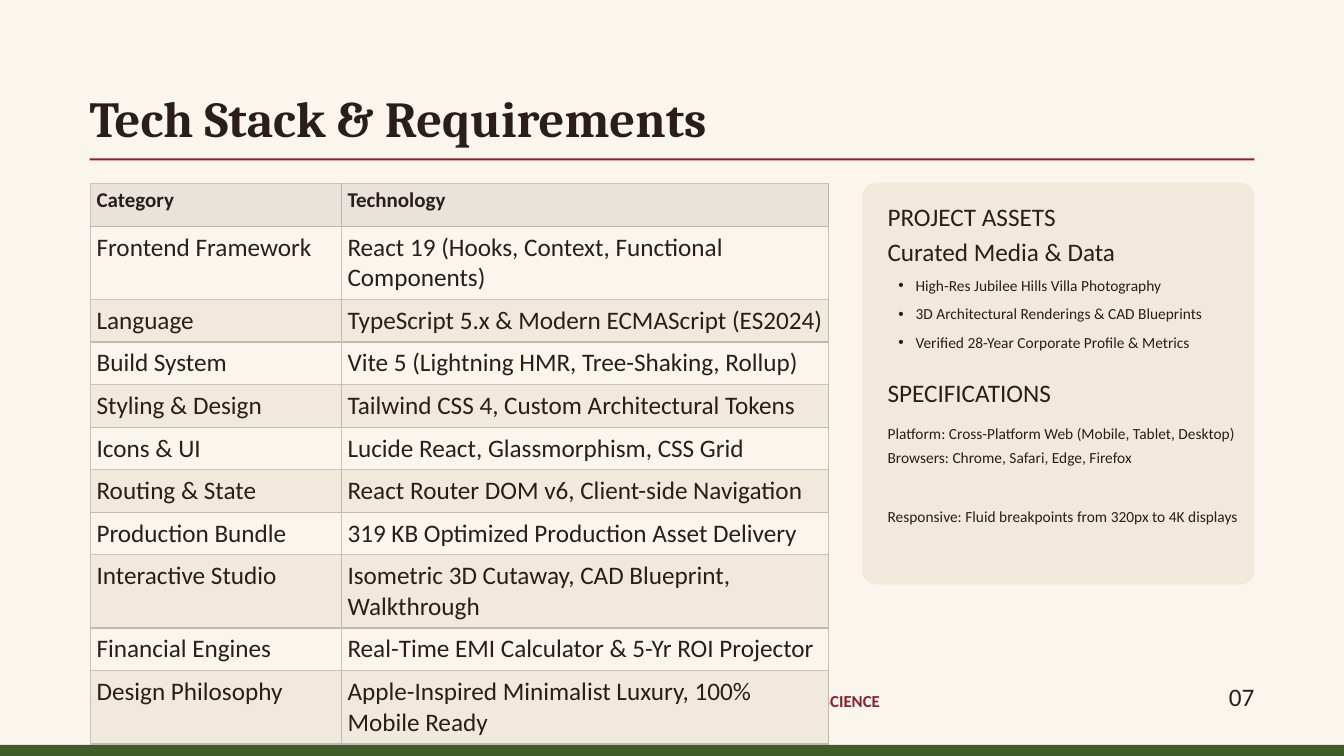
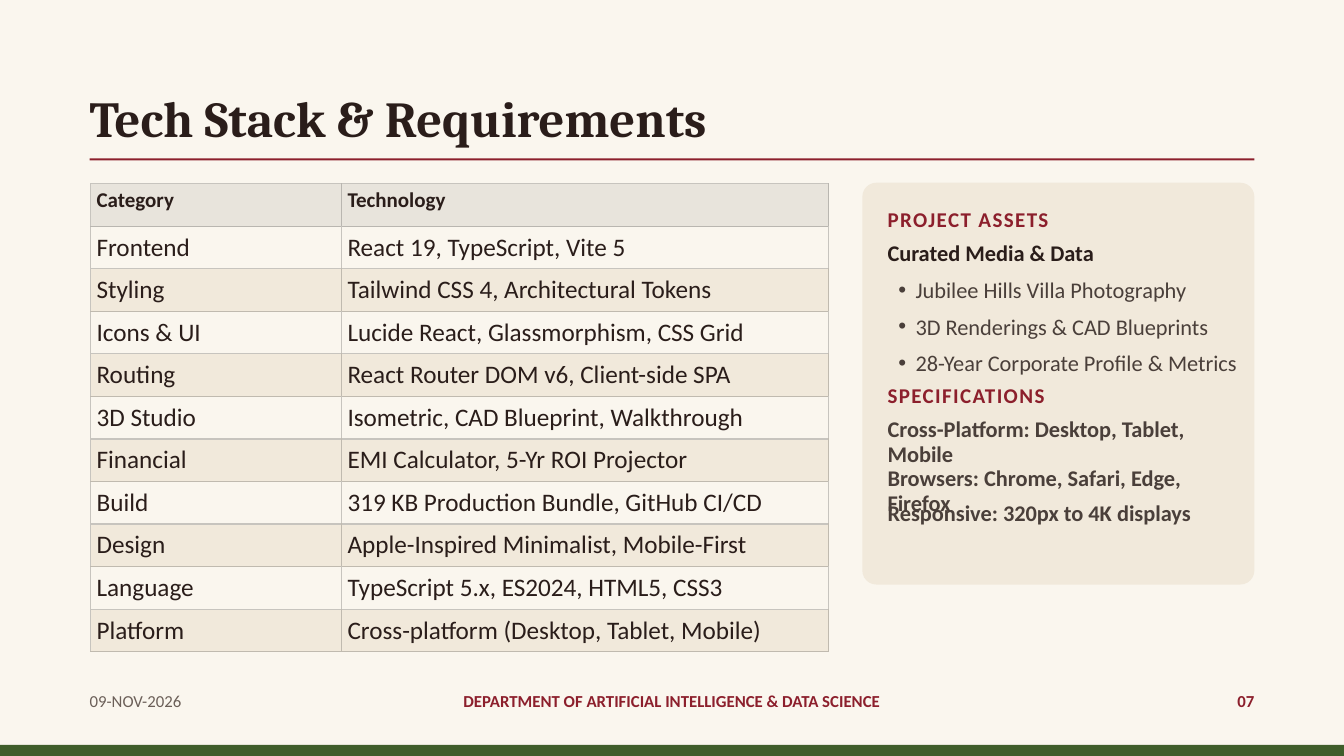
Before and after one commit to vroom0456/tirumala_meadows, a slide deck: slide 7 of Tirumala_Meadows_Internship_Presentation.pptx. Drawn at 1344x756 pixels with LibreOffice and Linux fonts; fonts in the diff are those of the drawing. Boxes give left, top, right and bottom in pixels: in the first picture for what was removed or moved away, otherwise in the second. Text is boxed around its words. In the diff, an @@ line names an element or a change of style, - is before the commit and + after.

Commit message:
fix: Rebuild slides 5-8 with run-level formatting, concise text, and balanced layout

```diff
--- a/Tirumala_Meadows_Internship_Presentation.pptx
+++ b/Tirumala_Meadows_Internship_Presentation.pptx
@@ table at (x1=91, y1=184, x2=829, y2=650) @@
-row 2: Frontend Framework | React 19 (Hooks, Context, Functional Components)
-row 3: Language | TypeScript 5.x & Modern ECMAScript (ES2024)
-row 4: Build System | Vite 5 (Lightning HMR, Tree-Shaking, Rollup)
-row 5: Styling & Design | Tailwind CSS 4, Custom Architectural Tokens
+row 2: Frontend | React 19, TypeScript, Vite 5
+row 3: Styling | Tailwind CSS 4, Architectural Tokens
-row 7: Routing & State | React Router DOM v6, Client-side Navigation
-row 8: Production Bundle | 319 KB Optimized Production Asset Delivery
-row 9: Interactive Studio | Isometric 3D Cutaway, CAD Blueprint, Walkthrough
-row 10: Financial Engines | Real-Time EMI Calculator & 5-Yr ROI Projector
-row 11: Design Philosophy | Apple-Inspired Minimalist Luxury, 100% Mobile Ready
+row 5: Routing | React Router DOM v6, Client-side SPA
+row 6: 3D Studio | Isometric, CAD Blueprint, Walkthrough
+row 7: Financial | EMI Calculator, 5-Yr ROI Projector
+row 8: Build | 319 KB Production Bundle, GitHub CI/CD
+row 9: Design | Apple-Inspired Minimalist, Mobile-First
+row 10: Language | TypeScript 5.x, ES2024, HTML5, CSS3
+row 11: Platform | Cross-platform (Desktop, Tablet, Mobile)
@@ text "PROJECT ASSETS" at (x1=888, y1=213, x2=1048, y2=227): size 18 to 15 pt, text colour #2A1D1A to #8C1F2C, letter spacing 0 to 1 pt, bold on @@
@@ text "Curated Media & Data" at (x1=888, y1=245, x2=1093, y2=261): size 18 to 16 pt, bold on @@
@@ text at (x1=916, y1=282, x2=1237, y2=375): text changed; size 11 to 16 pt; text colour #2A1D1A to #4A3F3A @@
-• High-Res Jubilee Hills Villa Photography
-• 3D Architectural Renderings & CAD Blueprints
-• Verified 28-Year Corporate Profile & Metrics
+• Jubilee Hills Villa Photography
+• 3D Renderings & CAD Blueprints
+• 28-Year Corporate Profile & Metrics
@@ text "SPECIFICATIONS" at (x1=888, y1=389, x2=1045, y2=403): size 18 to 15 pt, text colour #2A1D1A to #8C1F2C, letter spacing 0 to 1 pt, bold on @@
@@ text at (x1=888, y1=421, x2=1184, y2=462): text changed; size 11 to 16 pt; text colour #2A1D1A to #4A3F3A; bold on @@
-Platform: Cross-Platform Web (Mobile, Tablet, Desktop)
+Cross-Platform: Desktop, Tablet, Mobile
@@ text at (x1=888, y1=470, x2=1181, y2=490): size 11 to 16 pt, text colour #2A1D1A to #4A3F3A, bold on in "Browsers: Chrome, Safari, Edge, Firefox" @@
@@ text at (x1=888, y1=502, x2=1191, y2=525): text changed; size 11 to 16 pt; text colour #2A1D1A to #4A3F3A; bold on @@
-Responsive: Fluid breakpoints from 320px to 4K displays
+Responsive: 320px to 4K displays
@@ text "07" at (x1=1237, y1=696, x2=1254, y2=707): size 18 to 12 pt, text colour #2A1D1A to #8C1F2C, bold on @@
```
Also in this commit, not shown: 7 other slides changed, 1 other file.
